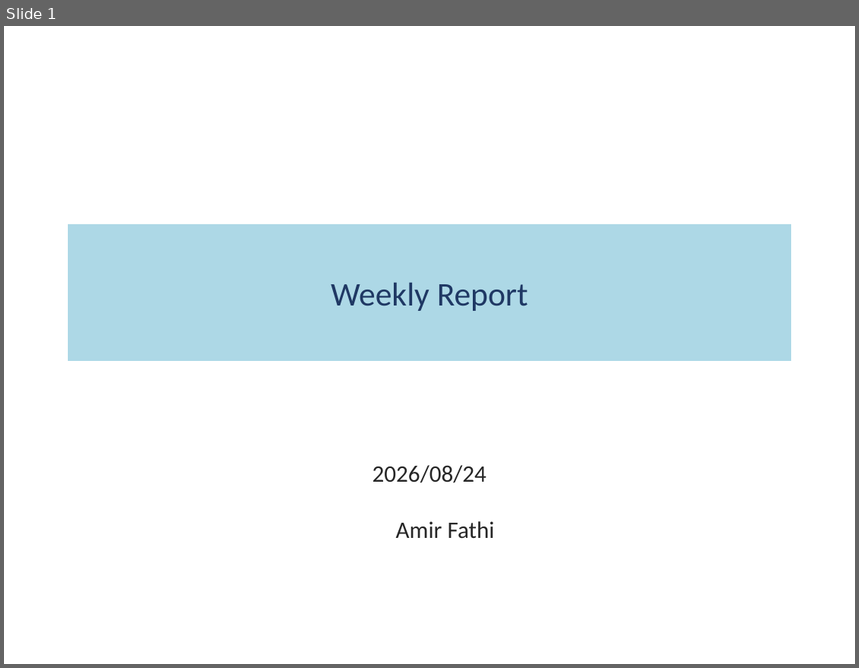
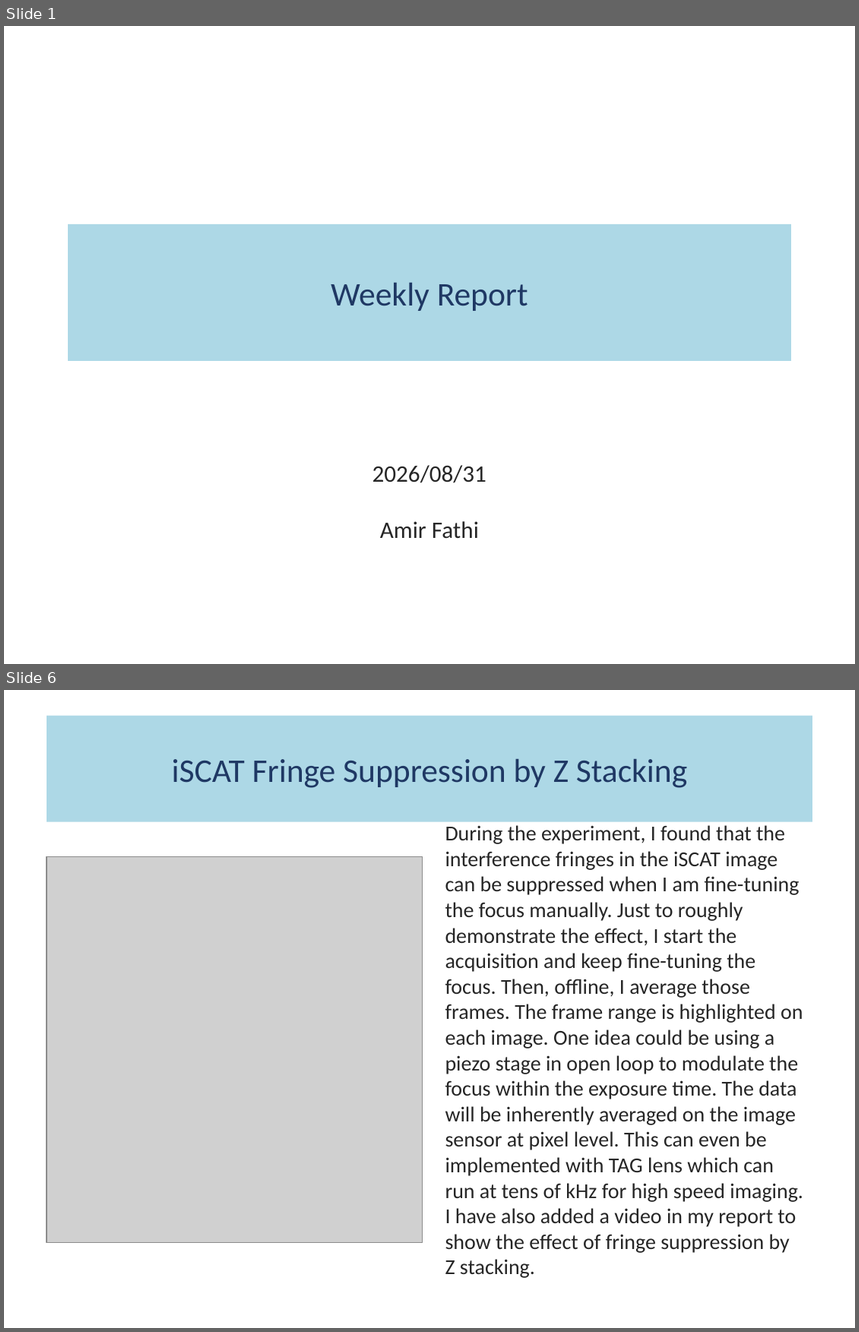
Before and after one commit to fathi0amir/ppt-with-quarto, a slide deck: main.pptx. Shown one above the other, each under a label of ours: slide 1 before the commit, slides 1 and 6 after it; the slides between them are not shown. The pictures are 859x668 and 859x1332 pixels, drawn with LibreOffice and Linux fonts; fonts in the diff are those of the drawing; grey boxes stand for pictures. Boxes give left, top, right and bottom in pixels: in the first picture for what was removed or moved away, otherwise in the second. Text is boxed around its words. In the diff, an @@ line names an element or a change of style, - is before the commit and + after.

```diff
--- a/main.pptx
+++ b/main.pptx
@@ slide 6 added at box(4, 690, 855, 1328), background #FFFFFF @@
@@ title added at box(47, 716, 813, 822), fill #ADD8E6, 28 pt, text #1F3864 @@
+iSCAT Fringe Suppression by Z Stacking
@@ text added at box(446, 826, 804, 1253), 18 pt, text #262626 @@
+During the experiment, I found that the interference fringes in the iSCAT image can be suppressed when I am fine-tuning the focus manually. Just to roughly demonstrate the effect, I start the acquisition and keep fine-tuning the focus. Then, offline, I average those frames. The frame range is highlighted on each image. One idea could be using a piezo stage in open loop to modulate the focus within the exposure time. The data will be inherently averaged on the image sensor at pixel level. This can even be implemented with TAG lens which can run at tens of kHz for high speed imaging. I have also added a video in my report to show the effect of fringe suppression by Z stacking.
@@ picture added at box(47, 857, 423, 1243) @@
@@ slide 1 changed as well @@
@@ subtitle at box(373, 465, 487, 539): text changed @@
-2026/08/24
-Amir Fathi
+2026/08/31
+Amir Fathi
```
Also in this commit, not shown: 3 other slides changed, 4 other slides added, 4 slides removed, 5 other files.
